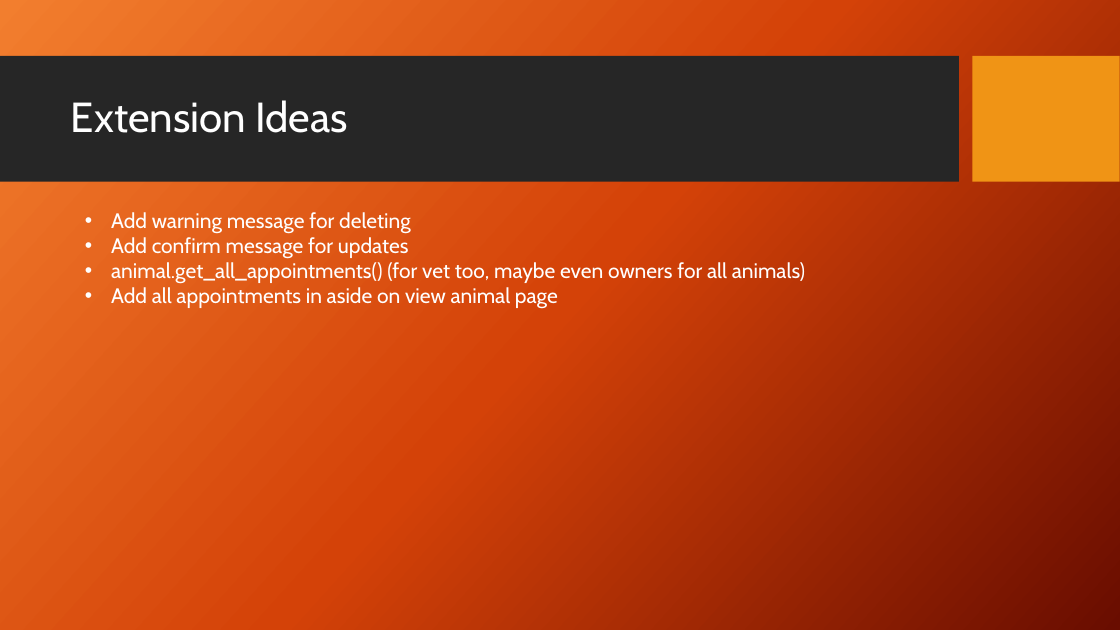
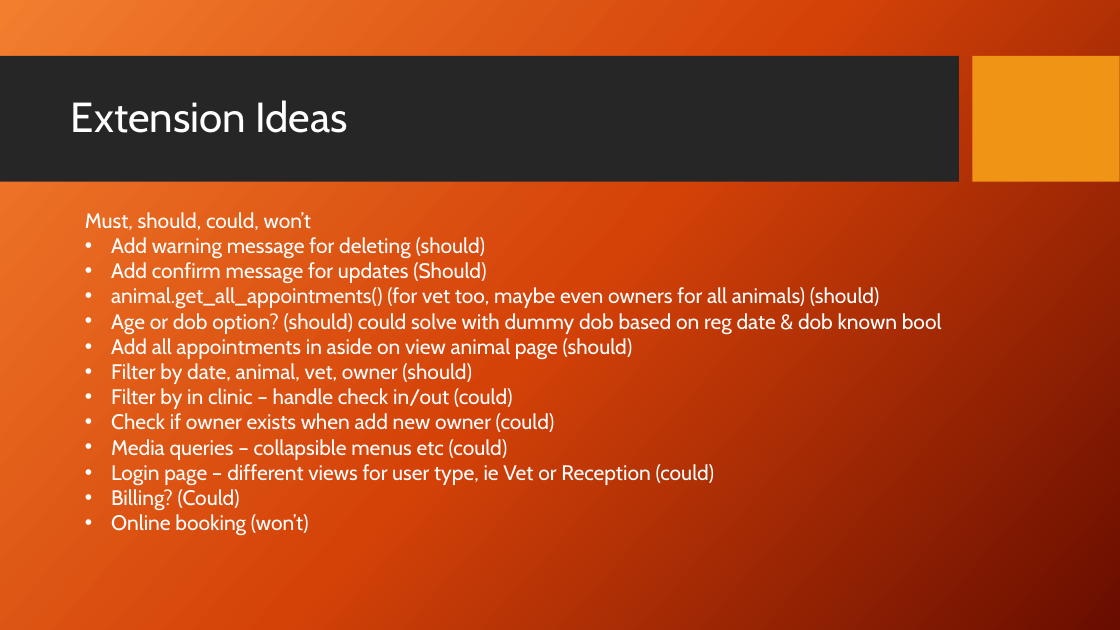
Before and after one commit to Peetfire/Animal_magic, a slide deck: slide 8 of Presentation/Vet Managment.pptx (slide 7 before the commit). Drawn at 1120x630 pixels with LibreOffice and Linux fonts; fonts in the diff are those of the drawing; background and template pictures are left out. Boxes give left, top, right and bottom in pixels: in the first picture for what was removed or moved away, otherwise in the second. Text is boxed around its words. In the diff, an @@ line names an element or a change of style, - is before the commit and + after.

```diff
--- a/Presentation/Vet Managment.pptx
+++ b/Presentation/Vet Managment.pptx
@@ text at <box>85,212,942,536</box>: text changed @@
-• Add warning message for deleting
-• Add confirm message for updates
-• animal.get_all_appointments() (for vet too, maybe even owners for all animals)
-• Add all appointments in aside on view animal page
+Must, should, could, won’t
+• Add warning message for deleting (should)
+• Add confirm message for updates (Should)
+• animal.get_all_appointments() (for vet too, maybe even owners for all animals) (should)
+• Age or dob option? (should) could solve with dummy dob based on reg date & dob known bool
+• Add all appointments in aside on view animal page (should)
+• Filter by date, animal, vet, owner (should)
+• Filter by in clinic – handle check in/out (could)
+• Check if owner exists when add new owner (could)
+• Media queries – collapsible menus etc (could)
+• Login page – different views for user type, ie Vet or Reception (could)
+• Billing? (Could)
+• Online booking (won’t)
```
Also in this commit, not shown: 2 other slides changed, 1 slide added, 18 other files.
